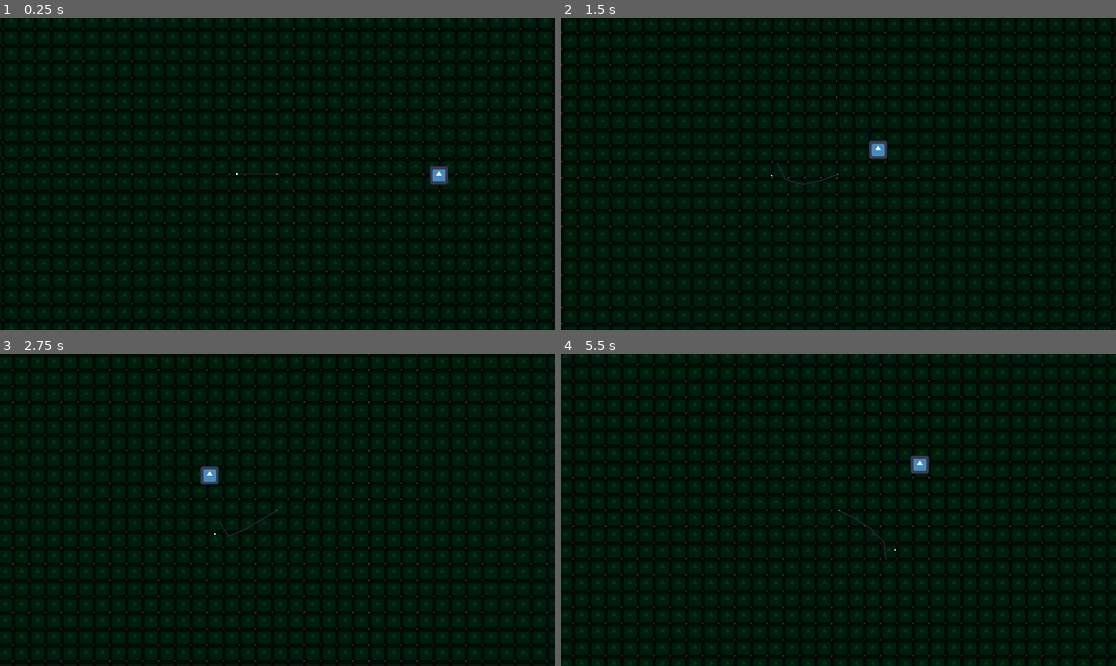
Above: before the commit, frames 1-4 (two rows, left to right).
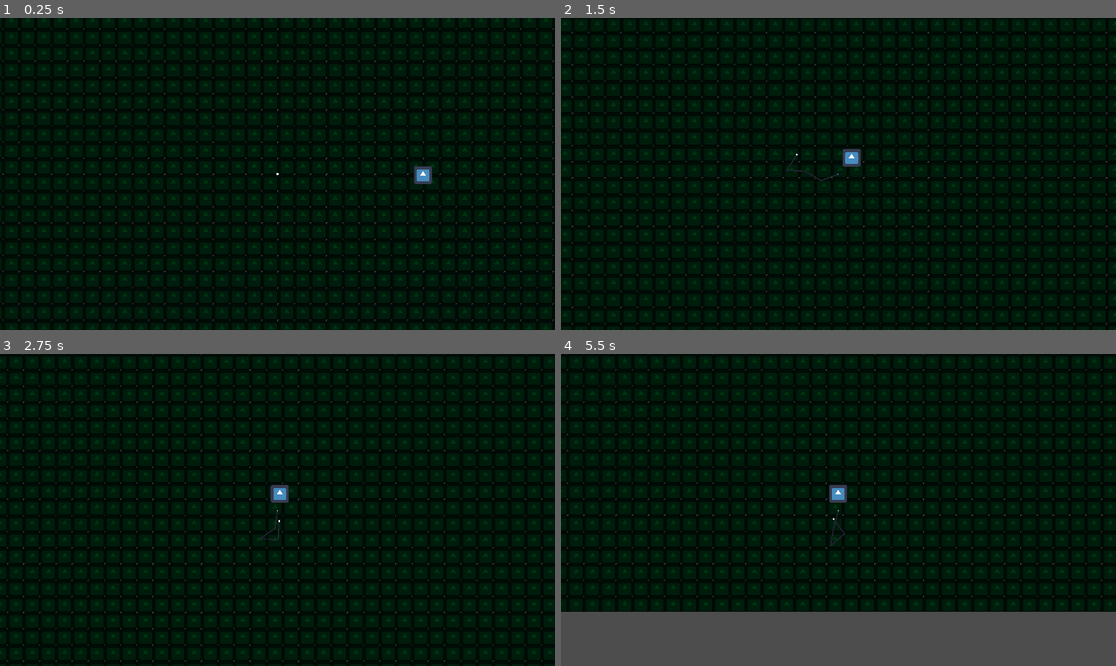
Above: after the commit, the same moments.

Repository: Oliver-Joffee/ChainGame
Game: Godot game, scene res://test.tscn
Same seed, same stepped clock (60 frames per second), same inputs: the game is played once before the commit and once after it. The project has no main scene, so this scene is started directly. The engine's default icon, where the game draws it, is replaced by a stand-in: a white triangle on a blue panel in a dark square.
Inputs (mouse positions are in pixels of both pictures, inside the frame that each line leads up to):
- Up to frame 1 (0.25 s): no input
- Up to frame 2 (1.5 s): move the mouse to (960, 158) at 0.52 s; press the mouse at (960, 158) at 0.53 s; hold D (right) 0.53-1.28 s; move the mouse to (727, 189) at 1.27 s; release the mouse at (727, 189) at 1.28 s; hold S (down) from 1.28 s (still down); click (727, 189) at 1.35 s
- Up to frame 3 (2.75 s): move the mouse to (333, 441) at 2.02 s; release S (down) at 2.03 s; press the mouse at (333, 441) at 2.03 s; hold D (right) from 2.03 s (still down)
- Up to frame 4 (5.5 s): move the mouse to (810, 572) at 2.77 s; release D (right) at 2.78 s; release the mouse at (810, 572) at 2.78 s; hold W (up) 2.78-3.53 s; click (810, 572) at 2.85 s; move the mouse to (1005, 556) at 3.52 s; press the mouse at (1005, 556) at 3.53 s; hold A (left) 3.53-5.03 s; move the mouse to (672, 463) at 4.27 s; release the mouse at (672, 463) at 4.28 s; click (672, 463) at 4.35 s; move the mouse to (866, 510) at 5.02 s; press the mouse at (866, 510) at 5.03 s; hold S (down) from 5.03 s (still down)

The runs differ from the first frame. In frame 1, 0.7% of the frame differs, in the area x 0-100%, y 3-98%; in frame 2, 4.4%; in frame 3, 4.3%; in frame 4, 23%, in the area x 0-100%, y 0-100%.

Commit message:
Tracking

Diff:
--- a/Enemies/enemy.tscn
+++ b/Enemies/enemy.tscn
@@ -6,7 +6,7 @@
 [sub_resource type="RectangleShape2D" id="RectangleShape2D_47qgu"]
 size = Vector2(112, 112)
 
-[node name="Enemy" type="CharacterBody2D" unique_id=1649313040 groups=["Enemy"]]
+[node name="Enemy" type="CharacterBody2D" unique_id=1649313040 groups=["Damageable"]]
 script = ExtResource("1_3ih25")
 
 [node name="CollisionShape2D" type="CollisionShape2D" parent="." unique_id=652861406]
--- a/Objects/PhysicsObject.gd
+++ b/Objects/PhysicsObject.gd
@@ -14,22 +14,23 @@
 func detach():
 	attached = false
 	attachable = false
+	set_collision_mask_value(1, true)
 	var enemies: Array = get_enemies()
 	var enemyAngles: Array[float]
 	var velAngle = velocity.angle()
 	var closestAngle: float
 	print(enemies.size())
-	for i in enemies:
+	for i in range(enemies.size()):
 		enemyAngles.append((enemies[i].global_position - global_position).angle())
 
-	for i in enemyAngles:
-		if i == 1:
+	for i in range(enemyAngles.size()):
+		if i == 0:
 			closestAngle = enemyAngles[i]
 		else:
 			if abs(enemyAngles[i] - velAngle) < abs(closestAngle - velAngle):
 				closestAngle = enemyAngles[i]
 
-	if enemies.size() > 1:
+	if enemies.size() >= 1:
 		specVel = Vector2.from_angle(closestAngle) * velocity.length()
 
 	await get_tree().create_timer(.5).timeout
@@ -41,7 +42,7 @@
 	hitbox.body_entered.connect(collide)
 
 func get_enemies() -> Array:
-	return get_tree().get_nodes_in_group("Damagables")
+	return get_tree().get_nodes_in_group("Damageable")
 
 func _physics_process(delta: float) -> void:
 	update()
@@ -49,6 +50,11 @@
 func collide(body):
 	print("yay")
 	print(body)
+
+func attach():
+	attached = true
+	set_collision_mask_value(1, false)
+
 
 func update():
 	if !attached:
--- a/Objects/test_physics.tscn
+++ b/Objects/test_physics.tscn
@@ -9,6 +9,7 @@
 size = Vector2(112, 112)
 
 [node name="TestPhysics" type="RigidBody2D" unique_id=1886898469 node_paths=PackedStringArray("hitbox") groups=["pushables"]]
+collision_mask = 2
 gravity_scale = 0.0
 script = ExtResource("1_bgyba")
 hitbox = NodePath("Area2D")
--- a/Player/Chains/chain.tscn
+++ b/Player/Chains/chain.tscn
@@ -12,3 +12,5 @@
 texture_mode = 1
 
 [node name="Grapple" parent="." unique_id=1907562004 instance=ExtResource("4_elxsj")]
+collision_layer = 3
+collision_mask = 3
--- a/Player/Chains/grapple.gd
+++ b/Player/Chains/grapple.gd
@@ -20,7 +20,7 @@
 			var newObject = object.new()
 
 			newObject.physic = body
-			newObject.physic.attached = true
+			newObject.physic.attach()
 			newObject.startRot = body.rotation_degrees
 			newObject.relative = to_local(body.global_position)
 
--- a/test.tscn
+++ b/test.tscn
@@ -25,6 +25,8 @@
 [node name="Player" parent="." unique_id=371775340 instance=ExtResource("1_6uqi0")]
 
 [node name="TestPhysics" parent="." unique_id=1886898469 instance=ExtResource("2_ppyta")]
+position = Vector2(589, -320)
+collision_mask = 1
 friction = 0.9
 
 [node name="Enemy" parent="." unique_id=1649313040 instance=ExtResource("4_ppyta")]
